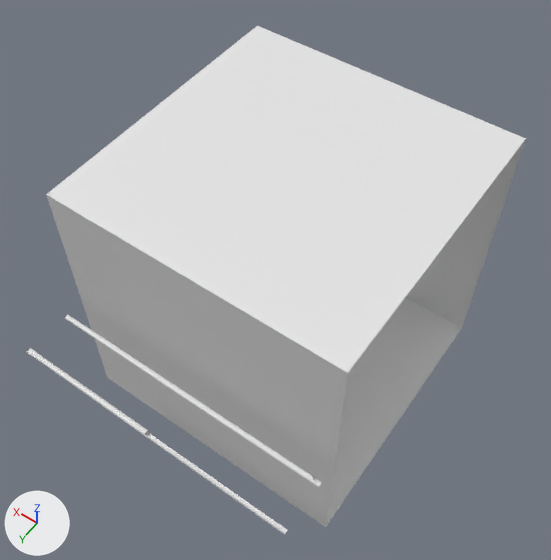
A saved change to the FBX model Assets/3D/Tiles/tile16.fbx.
Rendered twice from a 50 mm lens placed at (-1.81, 2.71, 4.09), pointed at (0.02, 0.16, 0.07). Every picture has the same lights, and +X, +Y and +Z are marked at lower left.
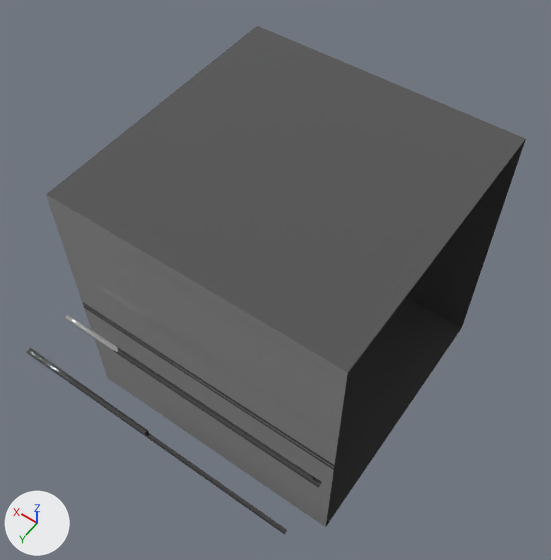
Diff of the bpy script that builds the scene:
```diff
--- a/Assets/3D/Tiles/tile16.fbx.py
+++ b/Assets/3D/Tiles/tile16.fbx.py
@@ img_grind_0_0_png @@
+img_grind_0_0_png = load_image('grind 0.0.png', '../../Graphics/img/Lightmaps/grind 0.0.png', 1080, 1080, 'sRGB')
@@ mat_default_obj @@
+mat_default_obj = principled_material('Default OBJ')
+mat_default_obj.texture = img_grind_0_0_png
+mat_default_obj.roughness = 0.0
@@ me_cube @@
 me_cube.from_pydata(...)  # 8 vertices, 4 faces; spans x -1.0..1.0, y -1.0..1.0, z -1.0..1.0
 # used by ob_cube; location = (0.0, 0.0, 0.0)
-me_cube.materials.append(mat_material)  # white #e7e7e7
+# me_cube part 1: texture (UV) coordinates of 4 of 4 faces, centred in x 0.0, y -1.0..1.0, z -1.0..1.0, changed; they spanned u 0.12..0.88, v 0.25..0.75 and now span u 0.0..1.0, v 0.0..1.0
+me_cube.materials.append(mat_default_obj)  # picture img_grind_0_0_png
@@ me_cylinder_001 @@
 me_cylinder_001.from_pydata(...)  # 45 vertices, 28 faces; spans x -1.0..1.0, y 1.13..1.5, z -0.02..0.03
-me_cylinder_001.materials.append(mat_material_003)  # white #e7e7e7
+me_cylinder_001.materials.append(mat_default_obj)  # picture img_grind_0_0_png
```

Boxes [x1, y1, x2, y2] around the edits, measured in the pictures (551 x 560 px):
'Cube', recoloured, surface changed (white to grey): [46, 26, 526, 527] in both
'Cylinder', recoloured (white to grey): [26, 314, 322, 534] in both
